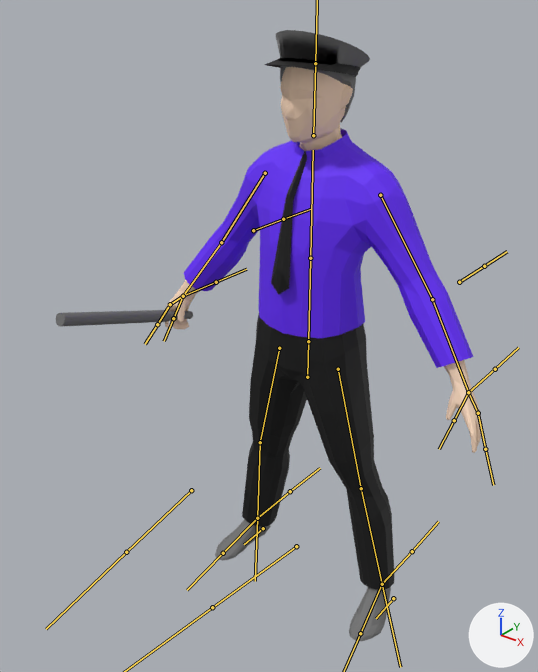
An edit to the FBX model Madhouse/Assets/Models/Guard_reduced.fbx, drawn before and after from the same camera.
The view is the same before and after, from a camera (50 mm lens) standing at (2.75, -3.89, 4.57) and looking at (-0.16, -0.25, 2.31). The lights are fixed; the arrows at lower right show +X, +Y and +Z. The bones that bend it are drawn over the model as lines.
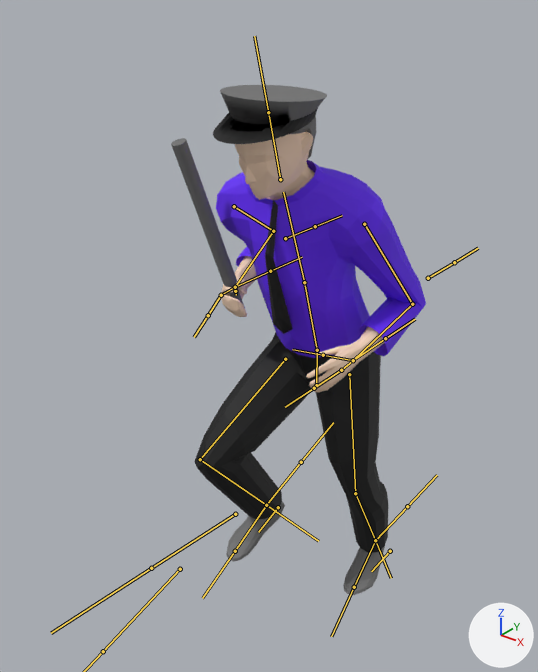
The newer file adds an action. The first version stands in its rest pose; the second is drawn at frame 37 of the action 'Armature|Run_Standing.001'.

Location of each change, [x1, y1, x2, y2] in pixels of the pictures (538 x 672 px):
'Cube', posed (40% narrower, 17% shorter)
    before: [56, 30, 482, 641]
    after: [171, 85, 426, 595]
bone 'Controller', root to tip
    before: (307, 377) to (308, 340)
    after: (316, 385) to (317, 349)
bone 'Hufte', root to tip
    before: (308, 341) to (310, 258)
    after: (317, 350) to (304, 282)
bone 'Oberkorper', root to tip
    before: (310, 258) to (313, 150)
    after: (304, 282) to (283, 192)
bone 'Kopf', root to tip
    before: (313, 135) to (315, 63)
    after: (280, 179) to (268, 112)
bone 'Oberarm.l', root to tip
    before: (380, 195) to (432, 299)
    after: (364, 224) to (412, 304)
bone 'Unterarm.l', root to tip
    before: (432, 299) to (468, 392)
    after: (412, 304) to (353, 360)
bone 'Oberarm.r.001', root to tip
    before: (265, 173) to (221, 242)
    after: (234, 206) to (273, 231)
bone 'Unterarm.r.001', root to tip
    before: (221, 242) to (183, 296)
    after: (273, 231) to (235, 287)
bone 'Oberschenkel.l', root to tip
    before: (338, 369) to (361, 488)
    after: (349, 374) to (355, 493)
bone 'Unterschenkel.l', root to tip
    before: (361, 488) to (382, 584)
    after: (355, 493) to (375, 540)
bone 'Oberschenkel.r.001', root to tip
    before: (279, 348) to (260, 442)
    after: (285, 359) to (200, 459)
bone 'Unterschenkel.r.001', root to tip
    before: (260, 442) to (257, 518)
    after: (200, 459) to (266, 505)
bone 'Bone', root to tip
    before: (393, 598) to (376, 618)
    after: (390, 551) to (371, 571)
bone 'Bone.001', root to tip
    before: (263, 528) to (244, 544)
    after: (278, 507) to (258, 532)

What changed in the scene script:
```text
Change bone_controller:
    where bone_controller = bpy.data.objects['Armature'].pose.bones['Controller']
    bone_controller.location: (0.0, 0.0, 0.0) -> (0.16, -0.21, 0.09)
    bone_controller.rotation_quaternion: (1.0, 0.0, 0.0, 0.0) -> (0.997, -0.01, 0.074, 0.0)  # degrees (0, 0, 0) -> degrees (-1, 9, 0)
Change bone_hufte:
    where bone_hufte = bpy.data.objects['Armature'].pose.bones['Hufte']  # child of 'Controller'
    bone_hufte.rotation_quaternion: (1.0, 0.0, 0.0, 0.0) -> (0.986, 0.002, 0.006, 0.169)  # degrees (0, 0, 0) -> degrees (0, 1, 19)
Change bone_oberkorper:
    where bone_oberkorper = bpy.data.objects['Armature'].pose.bones['Oberkorper']  # child of 'Hufte'
    bone_oberkorper.rotation_quaternion: (1.0, 0.0, 0.0, 0.0) -> (1.0, -0.005, -0.001, 0.021)  # degrees (0, 0, 0) -> degrees (-1, 0, 2)
Change bone_kopf:
    where bone_kopf = bpy.data.objects['Armature'].pose.bones['Kopf']  # child of 'Oberkorper'
    bone_kopf.rotation_quaternion: (1.0, 0.0, 0.0, 0.0) -> (0.996, 0.009, -0.081, -0.021)  # degrees (0, 0, 0) -> degrees (1, -9, -3)
Change bone_oberarm_l:
    where bone_oberarm_l = bpy.data.objects['Armature'].pose.bones['Oberarm.l']  # child of 'Oberkorper'
    bone_oberarm_l.rotation_quaternion: (1.0, 0.0, 0.0, 0.0) -> (0.978, -0.163, 0.125, 0.044)  # degrees (0, 0, 0) -> degrees (-19, 15, 3)
Change bone_unterarm_l:
    where bone_unterarm_l = bpy.data.objects['Armature'].pose.bones['Unterarm.l']  # child of 'Oberarm.l'
    bone_unterarm_l.rotation_quaternion: (1.0, 0.0, 0.0, 0.0) -> (0.68, -0.108, 0.0, -0.725)  # degrees (0, 0, 0) -> degrees (-9, -9, -93)
Change bone_oberarm_r_001:
    where bone_oberarm_r_001 = bpy.data.objects['Armature'].pose.bones['Oberarm.r.001']  # child of 'Oberkorper'
    bone_oberarm_r_001.rotation_quaternion: (1.0, 0.0, 0.0, 0.0) -> (0.915, -0.227, -0.068, -0.327)  # degrees (0, 0, 0) -> degrees (-23, -16, -36)
Change bone_unterarm_r_001:
    where bone_unterarm_r_001 = bpy.data.objects['Armature'].pose.bones['Unterarm.r.001']  # child of 'Oberarm.r.001'
    bone_unterarm_r_001.rotation_quaternion: (1.0, 0.0, 0.0, 0.0) -> (0.515, 0.154, 0.0, 0.843)  # degrees (0, 0, 0) -> degrees (9, -15, 116)
Change bone_oberschenkel_l:
    where bone_oberschenkel_l = bpy.data.objects['Armature'].pose.bones['Oberschenkel.l']  # child of 'Controller'
    bone_oberschenkel_l.rotation_quaternion: (1.0, 0.0, 0.0, 0.0) -> (0.968, -0.05, 0.238, -0.061)  # degrees (0, 0, 0) -> degrees (-8, 27, -9)
Change bone_unterschenkel_l:
    where bone_unterschenkel_l = bpy.data.objects['Armature'].pose.bones['Unterschenkel.l']  # child of 'Oberschenkel.l'
    bone_unterschenkel_l.rotation_quaternion: (1.0, 0.0, 0.0, 0.0) -> (0.971, -0.159, 0.0, 0.177)  # degrees (0, 0, 0) -> degrees (-18, 3, 20)
Change bone_oberschenkel_r_001:
    where bone_oberschenkel_r_001 = bpy.data.objects['Armature'].pose.bones['Oberschenkel.r.001']  # child of 'Controller'
    bone_oberschenkel_r_001.rotation_quaternion: (1.0, 0.0, 0.0, 0.0) -> (0.87, -0.08, 0.0, -0.487)  # degrees (0, 0, 0) -> degrees (-8, -5, -58)
Change bone_unterschenkel_r_001:
    where bone_unterschenkel_r_001 = bpy.data.objects['Armature'].pose.bones['Unterschenkel.r.001']  # child of 'Oberschenkel.r.001'
    bone_unterschenkel_r_001.rotation_quaternion: (1.0, 0.0, 0.0, 0.0) -> (0.69, 0.307, 0.001, 0.655)  # degrees (0, 0, 0) -> degrees (28, -24, 81)
Change bone_bone:
    where bone_bone = bpy.data.objects['Armature'].pose.bones['Bone']
    bone_bone.location: (0.0, 0.0, 0.0) -> (0.11, -1.02, -0.69)
    bone_bone.rotation_quaternion: (1.0, 0.0, 0.0, 0.0) -> (0.995, -0.038, 0.006, 0.09)  # degrees (0, 0, 0) -> degrees (-4, 1, 10)
Change bone_bone_001:
    where bone_bone_001 = bpy.data.objects['Armature'].pose.bones['Bone.001']
    bone_bone_001.location: (0.0, 0.0, 0.0) -> (1.53, 0.71, 0.97)
    bone_bone_001.rotation_quaternion: (1.0, 0.0, 0.0, 0.0) -> (0.985, -0.003, -0.002, 0.172)  # degrees (0, 0, 0) -> degrees (0, 0, 20)
```
